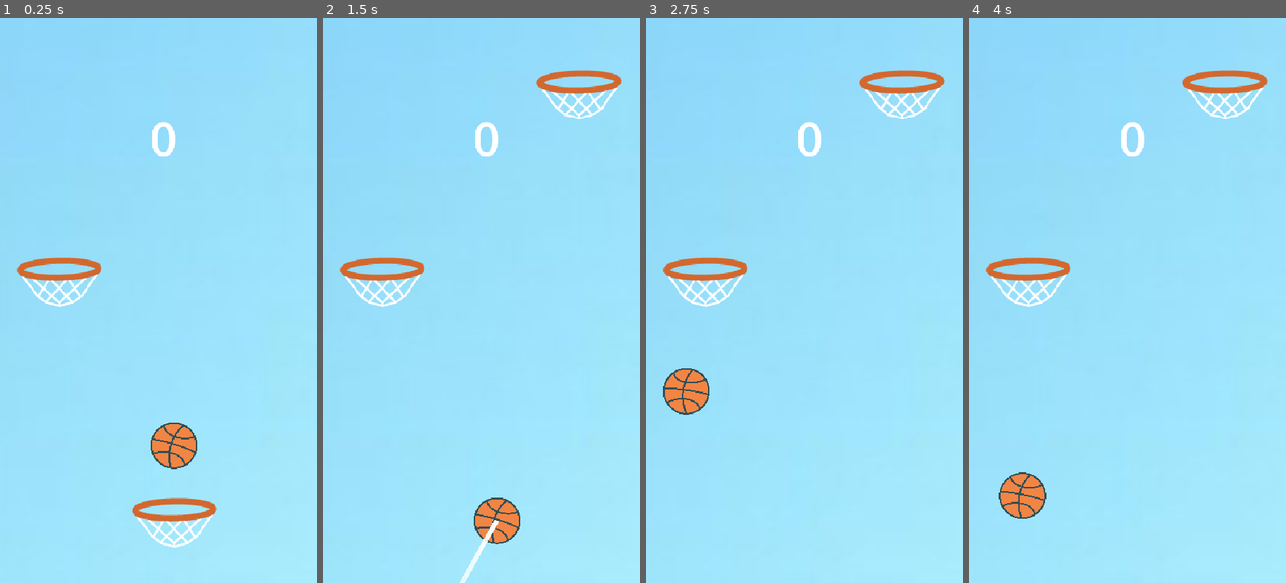
Above: before the commit, frames 1-4 (left to right).
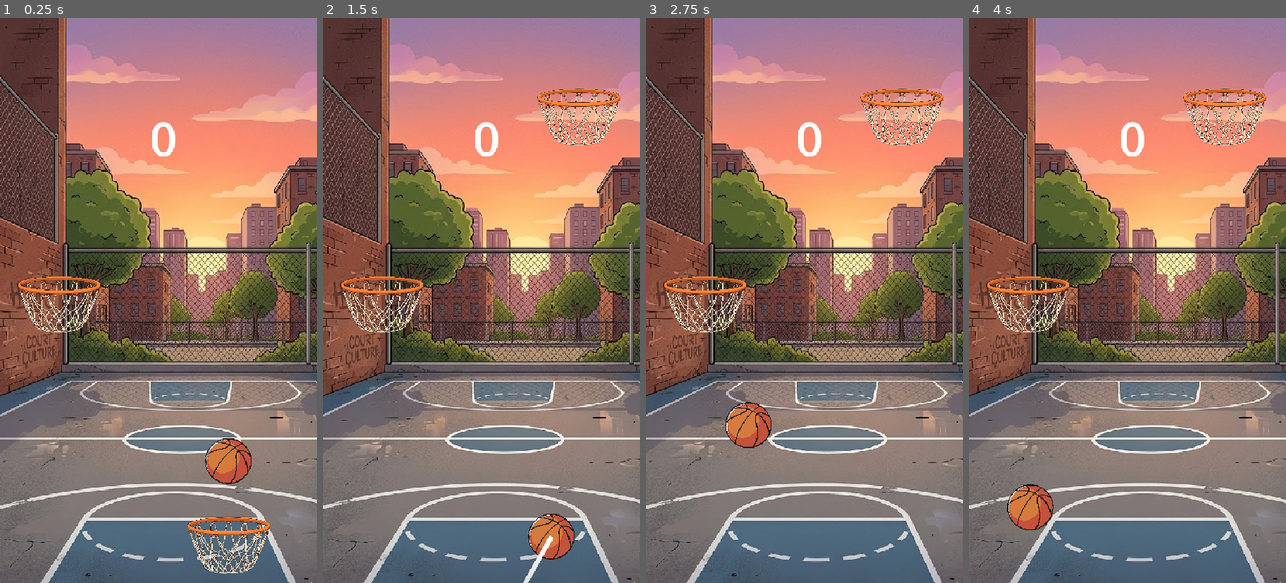
Above: after the commit, the same moments.

Repository: top-it-090304/Mavericks
Game: Godot game, scene res://Scenes/MainScene/main_scene.tscn
The game is run twice, just before and just after one commit, with the same random seed, the same clock (stepped at 60 frames per second) and the same inputs.
Inputs (mouse positions are in pixels of both pictures, inside the frame that each line leads up to):
- Up to frame 1 (0.25 s): no input
- Up to frame 2 (1.5 s): move the mouse to (551, 272) at 0.52 s; click (551, 272) at 0.67 s; drag from (418, 328) to (579, 85) at 1.27 s
- Up to frame 3 (2.75 s): move the mouse to (836, 176) at 2.02 s; click (836, 176) at 2.17 s
- Up to frame 4 (4 s): drag from (1111, 413) to (1225, 85) at 2.77 s; move the mouse to (1222, 385) at 3.52 s; click (1222, 385) at 3.67 s

The runs differ from the first frame. In frame 1, 100% of the frame differs, in the area x 0-100%, y 0-100%; in frame 2, 100%; in frame 3, 100%; in frame 4, 100%.

Commit message:
style: update sprites and visuals

Diff:
--- a/dunkelite/Scenes/Ball_scene/Ball.tscn
+++ b/dunkelite/Scenes/Ball_scene/Ball.tscn
@@ -1,7 +1,7 @@
 [gd_scene load_steps=5 format=3 uid="uid://cujij70c8wra8"]
 
-[ext_resource type="Texture2D" uid="uid://bk5d0h3h2quhk" path="res://assets/images/ball.png" id="1_1lss7"]
 [ext_resource type="Script" uid="uid://c23d5d2q5ec44" path="res://Scenes/Ball_scene/ball.gd" id="1_bbdtc"]
+[ext_resource type="Texture2D" uid="uid://dturl81ay60p3" path="res://assets/images/NewBall2.png" id="2_bbdtc"]
 
 [sub_resource type="PhysicsMaterial" id="PhysicsMaterial_mp55m"]
 friction = 0.25
@@ -23,8 +23,8 @@
 [node name="ball_sprite" type="Sprite2D" parent="Ball"]
 texture_filter = 1
 position = Vector2(-40, -39)
-scale = Vector2(0.15625, 0.154588)
-texture = ExtResource("1_1lss7")
+scale = Vector2(0.129085, 0.127451)
+texture = ExtResource("2_bbdtc")
 centered = false
 
 [node name="CollisionShape2D" type="CollisionShape2D" parent="Ball"]
--- a/dunkelite/Scenes/Ball_scene/ball.gd
+++ b/dunkelite/Scenes/Ball_scene/ball.gd
@@ -47,7 +47,7 @@
 		force = force.normalized() * max_force
 	freeze = false
 	linear_velocity = Vector2.ZERO
-	angular_velocity = 0.0
+	angular_velocity = 25.0
 	apply_central_impulse(force)
 	clear_trajectory()
 
--- a/dunkelite/Scenes/MainScene/main_scene.tscn
+++ b/dunkelite/Scenes/MainScene/main_scene.tscn
@@ -1,7 +1,7 @@
 [gd_scene load_steps=10 format=3 uid="uid://bpfev7fj8qh00"]
 
-[ext_resource type="Texture2D" uid="uid://bekvrquwvyd4y" path="res://assets/images/Fon_blue.png" id="1_5uucd"]
 [ext_resource type="Script" uid="uid://o8rova1wev5q" path="res://Scenes/MainScene/main_scene.gd" id="1_cl5dl"]
+[ext_resource type="Texture2D" uid="uid://bmpysbo48mvui" path="res://assets/images/NewFon (1).jpg" id="2_vgqhn"]
 [ext_resource type="PackedScene" uid="uid://cujij70c8wra8" path="res://Scenes/Ball_scene/Ball.tscn" id="3_cl5dl"]
 
 [sub_resource type="PhysicsMaterial" id="PhysicsMaterial_vgqhn"]
@@ -32,9 +32,8 @@
 
 [node name="Background" type="Sprite2D" parent="Game_world"]
 z_index = -1
-position = Vector2(270, 229)
-scale = Vector2(5, 5)
-texture = ExtResource("1_5uucd")
+position = Vector2(270, 480)
+texture = ExtResource("2_vgqhn")
 
 [node name="Walls" type="Node2D" parent="Game_world"]
 
@@ -60,7 +59,7 @@
 shape = SubResource("RectangleShape2D_45hee")
 
 [node name="Ball" parent="Game_world" instance=ExtResource("3_cl5dl")]
-position = Vector2(296, 701)
+position = Vector2(389, 728)
 
 [node name="Camera2D" type="Camera2D" parent="Game_world"]
 anchor_mode = 0
--- a/dunkelite/Scenes/Ring/Ring.tscn
+++ b/dunkelite/Scenes/Ring/Ring.tscn
@@ -1,13 +1,13 @@
 [gd_scene load_steps=6 format=3 uid="uid://dwfnrskia5xmi"]
 
 [ext_resource type="Script" uid="uid://8d5ylequdjlu" path="res://Scenes/Ring/ring.gd" id="1_cllql"]
-[ext_resource type="Texture2D" uid="uid://yscpisbx70c0" path="res://assets/images/Ring.png" id="1_uxqep"]
+[ext_resource type="Texture2D" uid="uid://ey1ees3w1158" path="res://assets/images/NewRing.png" id="2_uxqep"]
 
 [sub_resource type="CircleShape2D" id="CircleShape2D_ecf1n"]
-radius = 9.05539
+radius = 8.06226
 
 [sub_resource type="CircleShape2D" id="CircleShape2D_uxqep"]
-radius = 9.0
+radius = 7.07107
 
 [sub_resource type="RectangleShape2D" id="RectangleShape2D_cllql"]
 size = Vector2(103, 5)
@@ -17,8 +17,9 @@
 
 [node name="ring_sprite" type="Sprite2D" parent="."]
 texture_filter = 1
-scale = Vector2(1.355, 1.42854)
-texture = ExtResource("1_uxqep")
+position = Vector2(0, 37)
+scale = Vector2(0.165225, 0.174192)
+texture = ExtResource("2_uxqep")
 
 [node name="RimLeft" type="StaticBody2D" parent="."]
 
--- a/dunkelite/Scenes/Ring/ring.gd
+++ b/dunkelite/Scenes/Ring/ring.gd
@@ -6,7 +6,7 @@
 var _goal_allowed: bool = true
 
 @onready var goal_zone: Area2D = $GoalZone
-
+"res://assets/images/NewFon (1).jpg"
 func _ready() -> void:
 	goal_zone.body_entered.connect(_on_goal_zone_entered)
 
Binary file added: dunkelite/assets/images/NewBall.png
Not shown, added: dunkelite/assets/images/NewBall.png.import
Binary file added: dunkelite/assets/images/NewBall2.png
Not shown, added: dunkelite/assets/images/NewBall2.png.import
Binary file added: dunkelite/assets/images/NewFon (1).jpg
Not shown, added: dunkelite/assets/images/NewFon (1).jpg.import
Binary file added: dunkelite/assets/images/NewRing.png
Not shown, added: dunkelite/assets/images/NewRing.png.import
